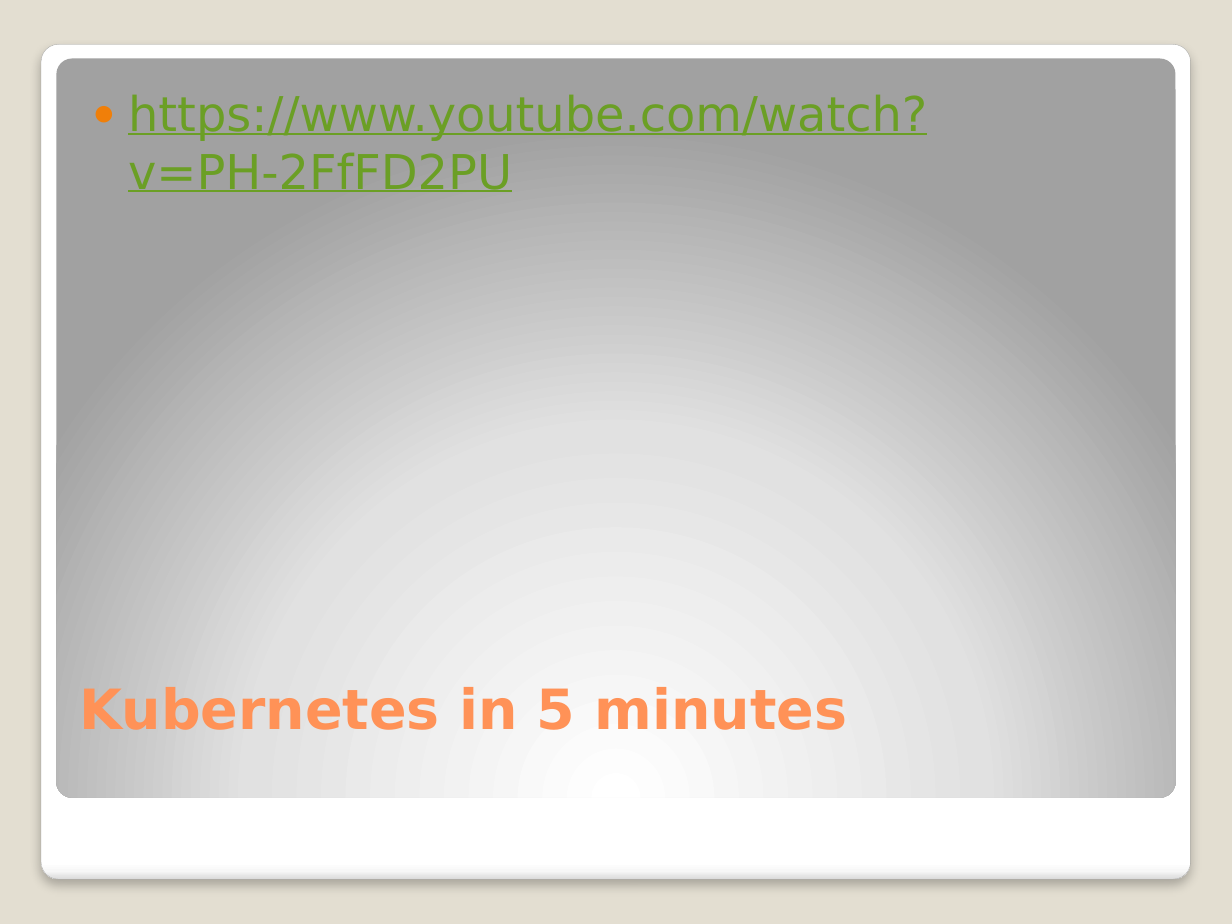
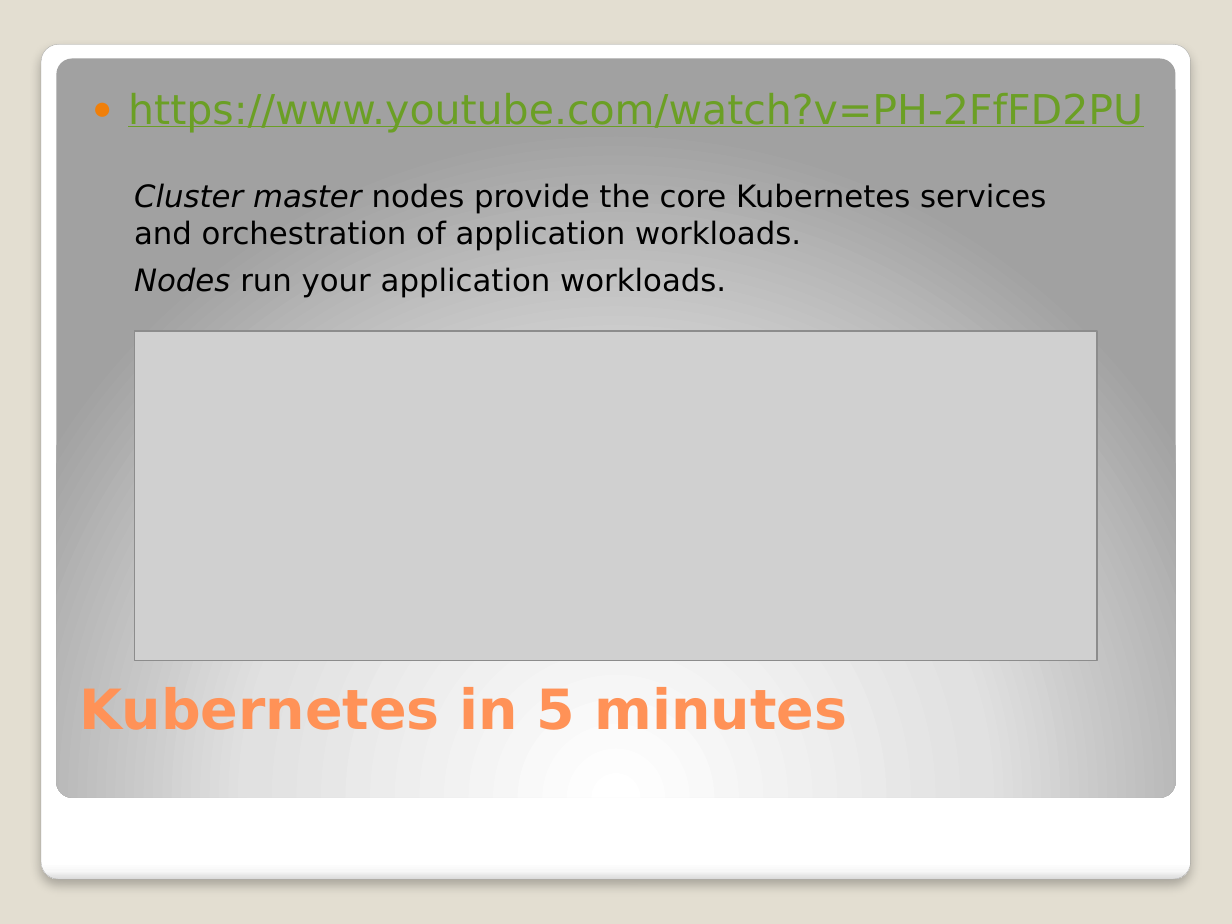
Before and after one commit to djkormo/k8s-AKS-primer, a slide deck: slide 3 of examples/atwar/presentation/Kubernetes at war on Azure.pptx (slide 2 before the commit). Drawn at 1232x924 pixels with LibreOffice and Linux fonts; fonts in the diff are those of the drawing; grey boxes stand for pictures. Boxes give left, top, right and bottom in pixels: in the first picture for what was removed or moved away, otherwise in the second. Text is boxed around its words. In the diff, an @@ line names an element or a change of style, - is before the commit and + after.

```diff
--- a/examples/atwar/presentation/Kubernetes at war on Azure.pptx
+++ b/examples/atwar/presentation/Kubernetes at war on Azure.pptx
@@ text "https://www.youtube.com/watch?v=PH-2FfFD2PU" at bbox=[128, 93, 1143, 133]: size 28 to 24 pt @@
@@ text added at bbox=[134, 183, 1046, 298], 18 pt, text #000000 @@
+Cluster master nodes provide the core Kubernetes services and orchestration of application workloads.
+Nodes run your application workloads.
@@ picture added at bbox=[134, 331, 1096, 662] @@
```
Also in this commit, not shown: 1 slide added.
